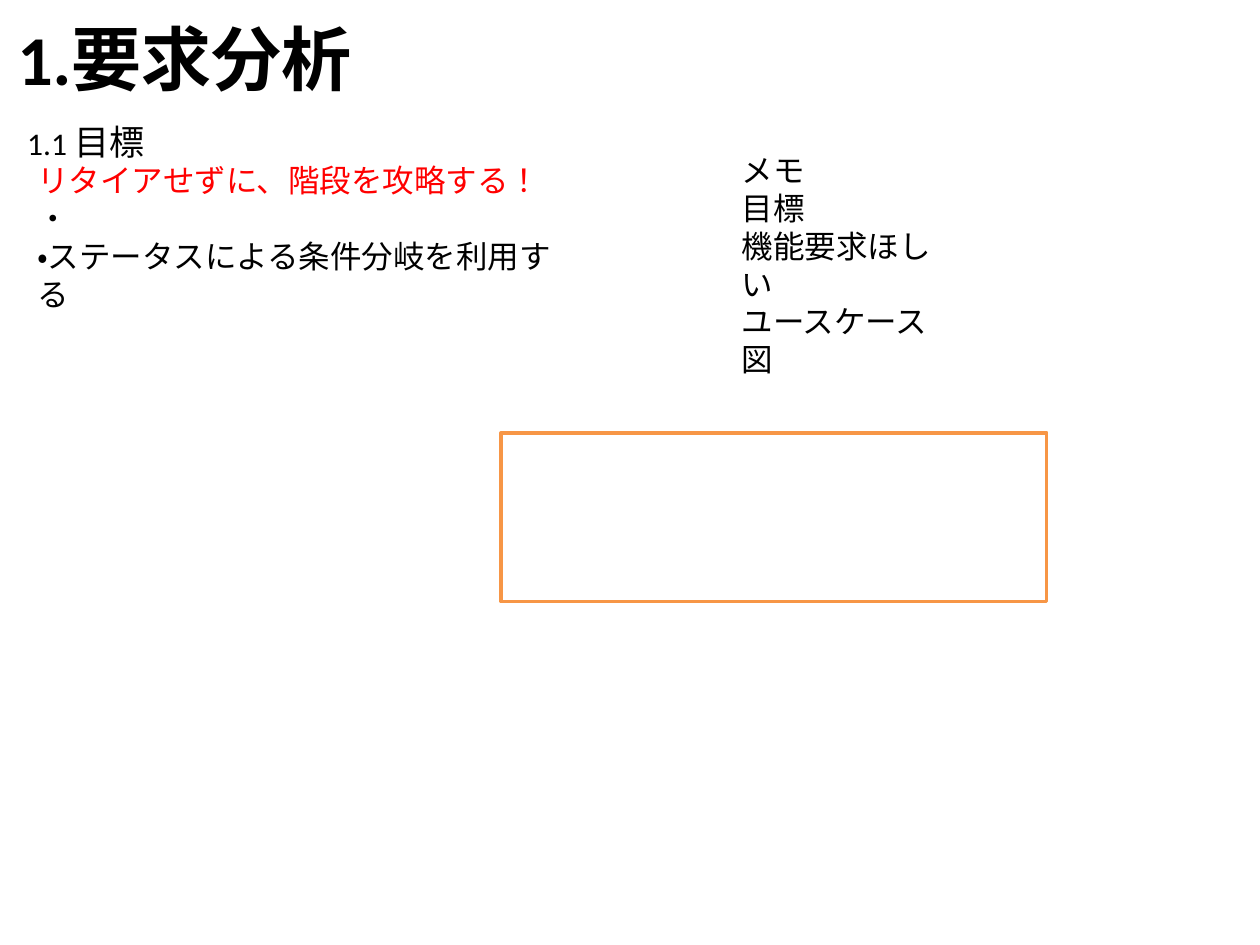
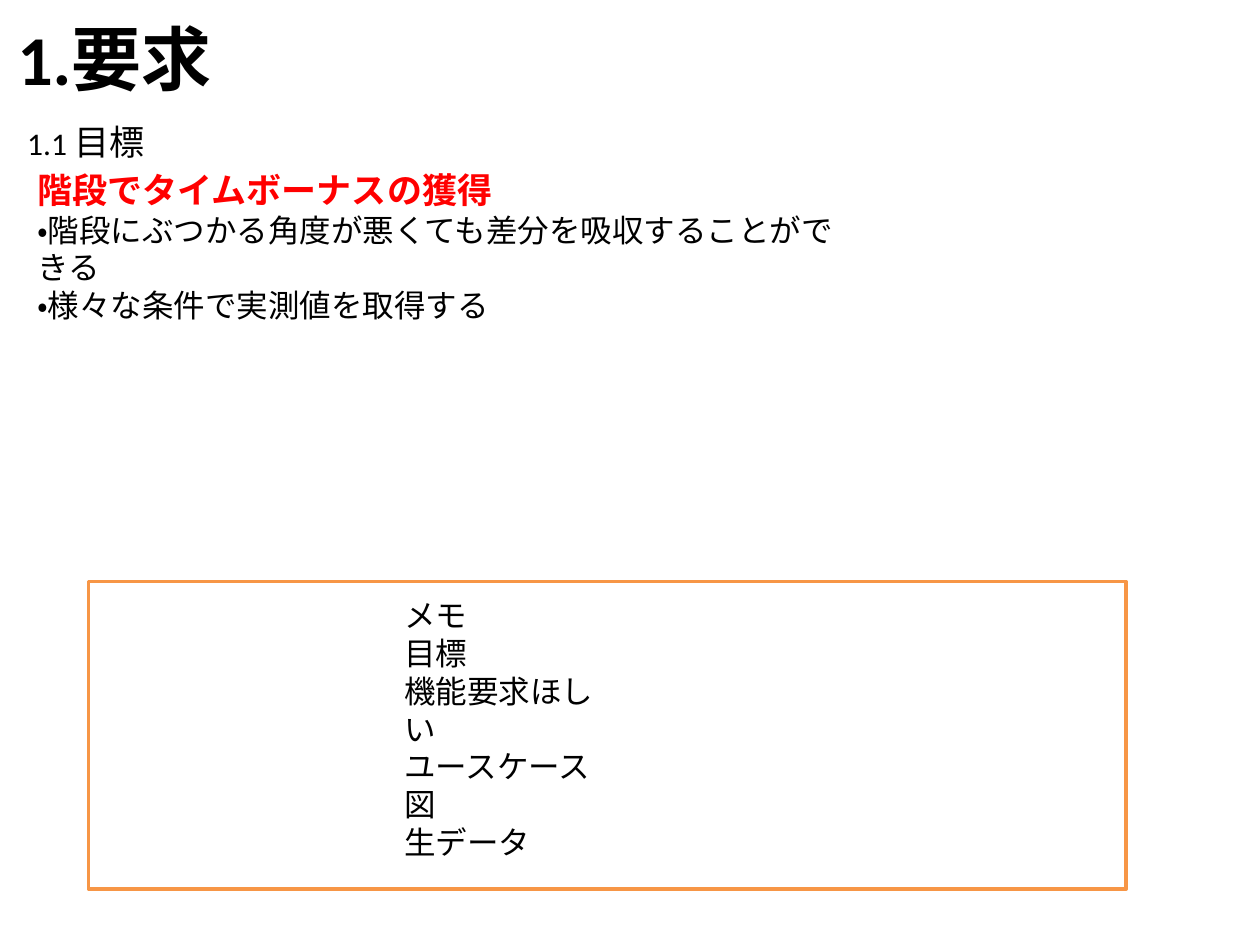
Before and after one commit to robokon/Doc, a slide deck: slide 1 of 1.設計書/ルックアップゲート/nambu_work/モデル図.pptx. Drawn at 1260x945 pixels with LibreOffice and Linux fonts; fonts in the diff are those of the drawing. Boxes give left, top, right and bottom in pixels: in the first picture for what was removed or moved away, otherwise in the second. Text is boxed around its words. In the diff, an @@ line names an element or a change of style, - is before the commit and + after.

```diff
--- a/1.設計書/ルックアップゲート/nambu_work/モデル図.pptx
+++ b/1.設計書/ルックアップゲート/nambu_work/モデル図.pptx
@@ text at [17, 27, 211, 92]: text changed @@
-1.要求分析
+1.要求
@@ text at [37, 173, 833, 320]: text changed @@
-リタイアせずに、階段を攻略する！
-・
-・ステータスによる条件分岐を利用する
+階段でタイムボーナスの獲得
+・階段にぶつかる角度が悪くても差分を吸収することができる
+・様々な条件で実測値を取得する
@@ rectangle: place and size @@
-rectangle at [501, 433, 1047, 602]
+rectangle at [88, 582, 1125, 890]
@@ text "メモ": place and size @@
-text "メモ" at [742, 158, 931, 374]
+text "メモ" at [404, 603, 593, 856]
@@ text at [404, 827, 530, 856]: paragraph added @@
+生データ
```
Also in this commit, not shown: 1 slide added, 1 other file.
